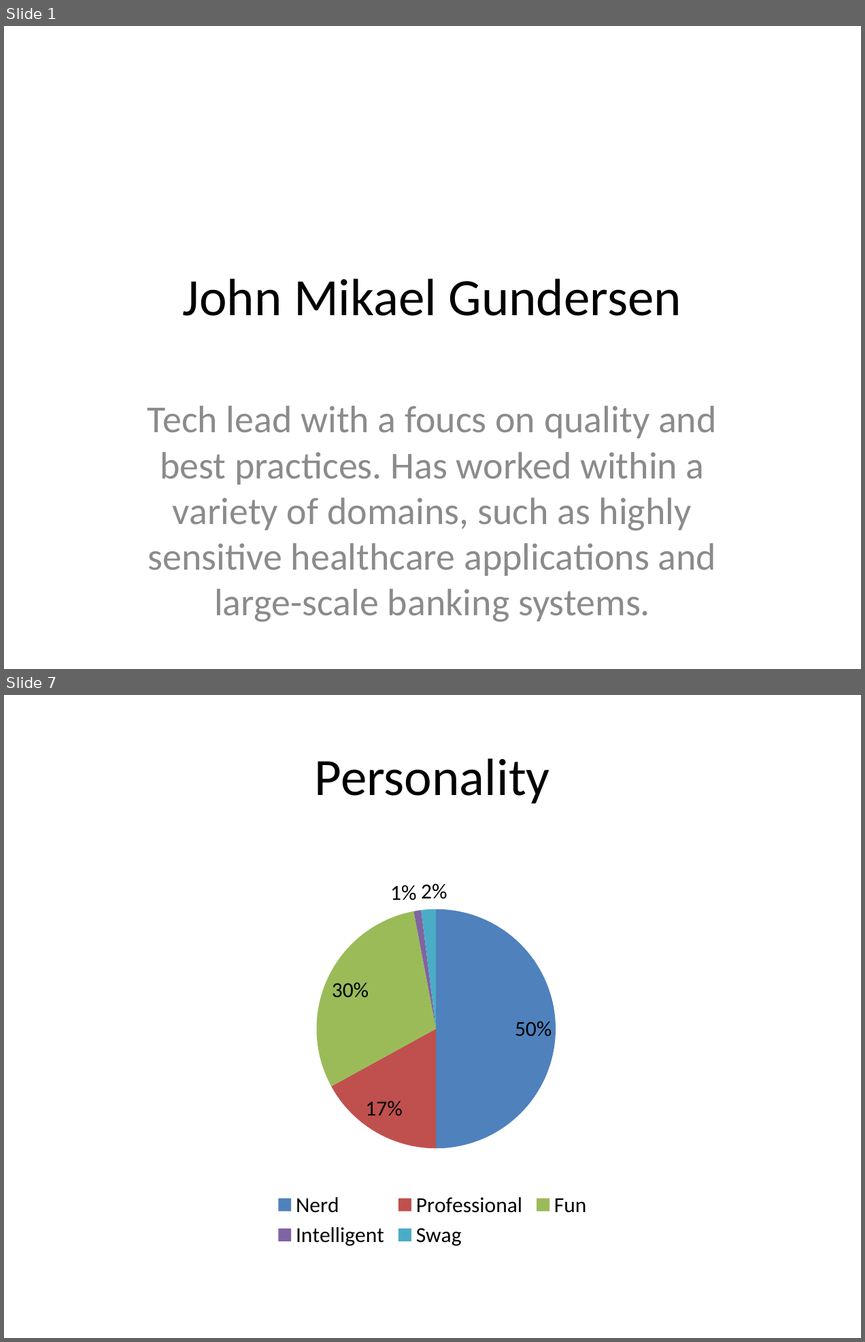
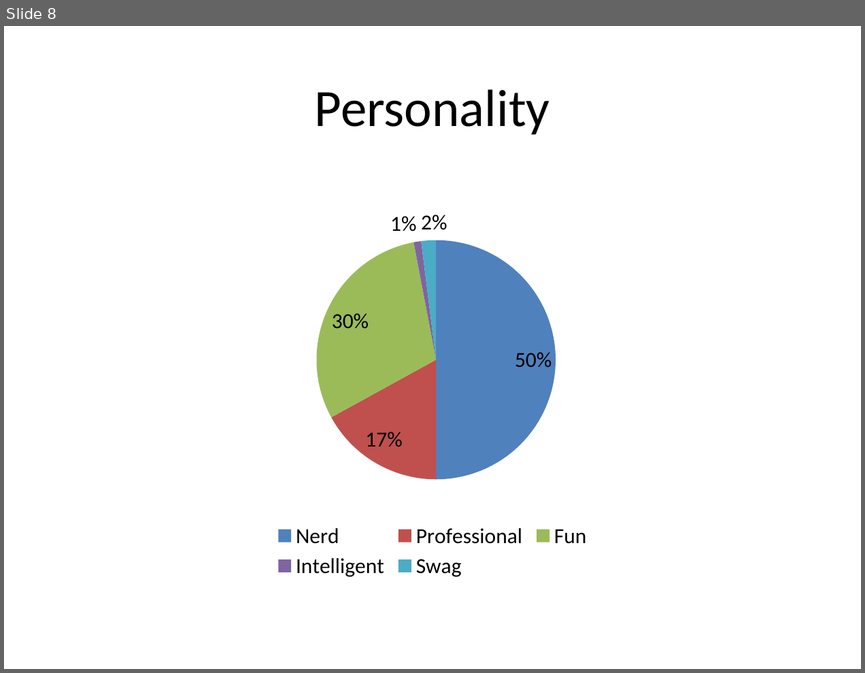
Before and after one commit to atomfinger/resume, a slide deck: resume.pptx. Shown one above the other, each under a label of ours: slides 1 and 7 before the commit, slide 8 after it; the slides between them are not shown. The pictures are 865x1342 and 865x673 pixels, drawn with LibreOffice and Linux fonts; fonts in the diff are those of the drawing. Boxes give left, top, right and bottom in pixels: in the first picture for what was removed or moved away, otherwise in the second. Text is boxed around its words. In the diff, an @@ line names an element or a change of style, - is before the commit and + after.

```diff
--- a/resume.pptx
+++ b/resume.pptx
@@ slide 1 removed at <box>4,26,861,669</box>, background #FFFFFF @@
@@ title removed at <box>183,278,681,316</box> @@
-John Mikael Gundersen
@@ subtitle removed at <box>147,405,717,622</box> @@
-Tech lead with a foucs on quality and best practices. Has worked within a variety of domains, such as highly sensitive healthcare applications and large-scale banking systems.
@@ what was slide 7 is now slide 8 @@
```
Also in this commit, not shown: 6 slides changed, 2 slides added, 12 other files.
